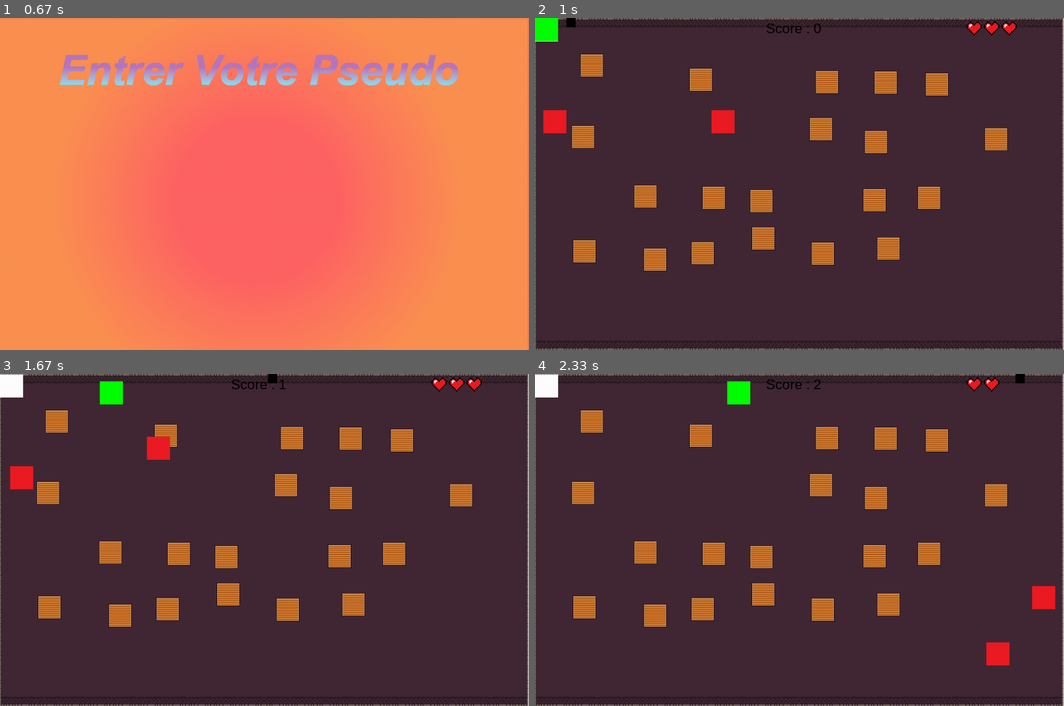
Above: before the commit, frames 1-4 (two rows, left to right).
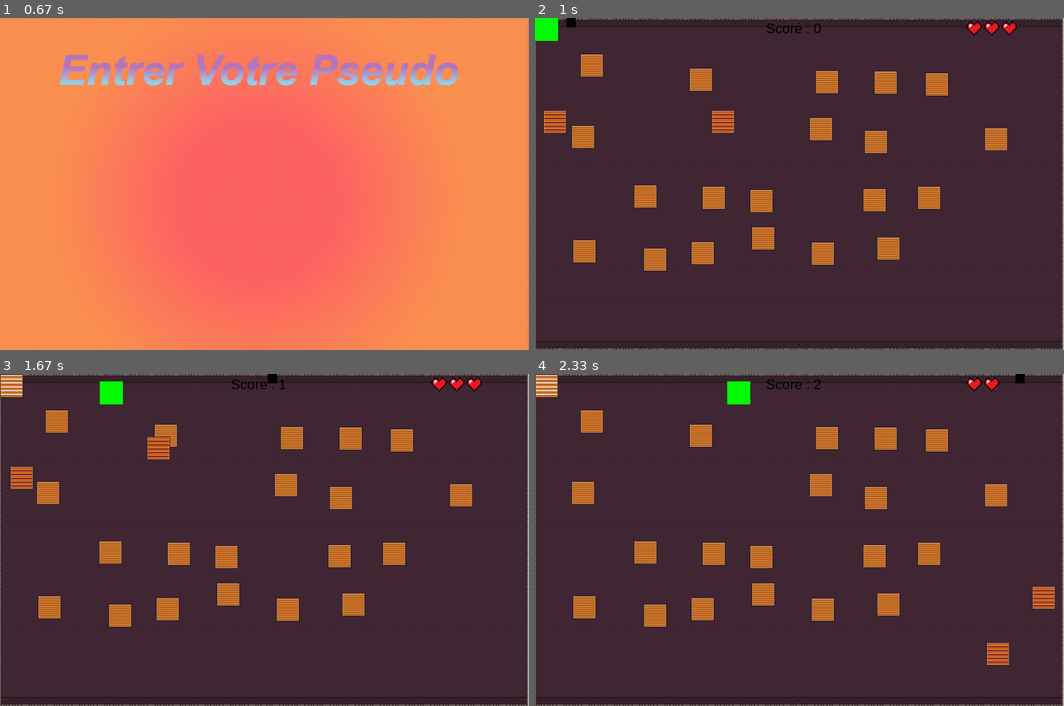
Above: after the commit, the same moments.

Repository: matthieurobert/Projet-ISN
Game: pygame game, started from bot_avant_mathieu.py
The game is run twice, just before and just after one commit, with the same random seed, the same clock (stepped at 60 frames per second) and the same inputs.
Inputs (mouse positions are in pixels of both pictures, inside the frame that each line leads up to):
- Up to frame 1 (0.67 s): click (253, 197) at 0.38 s
- Up to frame 2 (1 s): tap Enter at 0.67 s
- Up to frame 3 (1.67 s): hold D 1-1.47 s; hold W from 1.55 s (still down)
- Up to frame 4 (2.33 s): tap V at 1.7 s; release W at 1.85 s; hold D from 1.88 s (still down)

Frame 1 is identical in both runs. In frame 2, 0.6% of the frame differs, in the area x 0-38%, y 6-35%; in frame 3, 0.9%, in the area x 0-33%, y 0-35%; in frame 4, 0.9%.

Commit message:
surprise

Diff:
--- a/test_bot.py
+++ b/test_bot.py
@@ -102,41 +102,32 @@
         self.image = pygame.image.load("Test_Matthieu/sprite.png")
         screen = pygame.display.get_surface()
         self.area = screen.get_rect()
-        self.rect = pygame.Rect(10,500,50,50)
         self.speed = [1, 0]
+        self.limite1 = randrange(5,501)
+        self.limite2 = randrange(500,1001)
+        self.limite3 = randrange(10,315)
+        self.limite4 = randrange(315,631)
+        self.rect = pygame.Rect(self.limite1,self.limite3,50,50)
         self.update()
 
 
     def update(self):
-        if self.rect.left < 5:
+        if self.rect.left < self.limite1:
             self.speed = [0, -1]
 
-        if self.rect.right > 1110:
+        if self.rect.right > self.limite2:
             self.speed = [0, 1]
 
-        if self.rect.top < 10:
+        if self.rect.top < self.limite3:
             self.speed = [1, 0]
-        if self.rect.right > 900 and self.rect.top < 10:
+        if self.rect.right > self.limite2 and self.rect.top < self.limite3:
             self.speed = [0, 1]
-        if self.rect.bottom > 670:
+        if self.rect.bottom > self.limite4:
             self.speed = [-1, 0]
-        if self.rect.left < 5 and self.rect.bottom > 670:
+        if self.rect.left < self.limite1 and self.rect.bottom > self.limite4:
             self.speed = [0,-1]
 
-        for d in range (0,len(rekt_boîte)):
-            if self.rect.colliderect(rekt_boîte[d]):
-
-                if self.rect.right > rekt_boîte[d].left:
-                    self.speed = [0, 1]
-
-                elif self.rect.left < rekt_boîte[d].right:
-                    self.speed = [0, -1]
-
-
-                elif self.rect.top < rekt_boîte[d].bottom:
-                    self.speed = [1, 0]
-                elif self.rect.bottom > rekt_boîte[d].top:
-                    self.speed = [-1, 0]
+
         self.rect = self.rect.move(self.speed)
 
 class ABot(pygame.sprite.Sprite):
Binary file added: Test_Matthieu/68747470733a2f2f7261772e6769746875622e636f6d2f726d2d68756c6c2f6269672d62616e672f6d61737465722f6578616d706c65732f7061636d616e2f677269646c696e65732e706e67 - Copie.png
Binary file added: Test_Matthieu/68747470733a2f2f7261772e6769746875622e636f6d2f726d2d68756c6c2f6269672d62616e672f6d61737465722f6578616d706c65732f7061636d616e2f677269646c696e65732e706e67.png
Binary file added: Test_Matthieu/Diaporama/1024px-Python-logo-notext.svg.png
Binary file added: Test_Matthieu/Diaporama/1200px-Octicons-mark-github.svg.png
Binary file added: Test_Matthieu/Diaporama/Logo_pygame_2019.png
Binary file added: Test_Matthieu/boîte.jpg
Binary file changed: Test_Matthieu/sprite.png
Binary file changed: Test_Matthieu/sprite2.png
Binary file changed: Test_Matthieu/sprite4.png
Binary file changed: Test_Matthieu/sprite5.png
